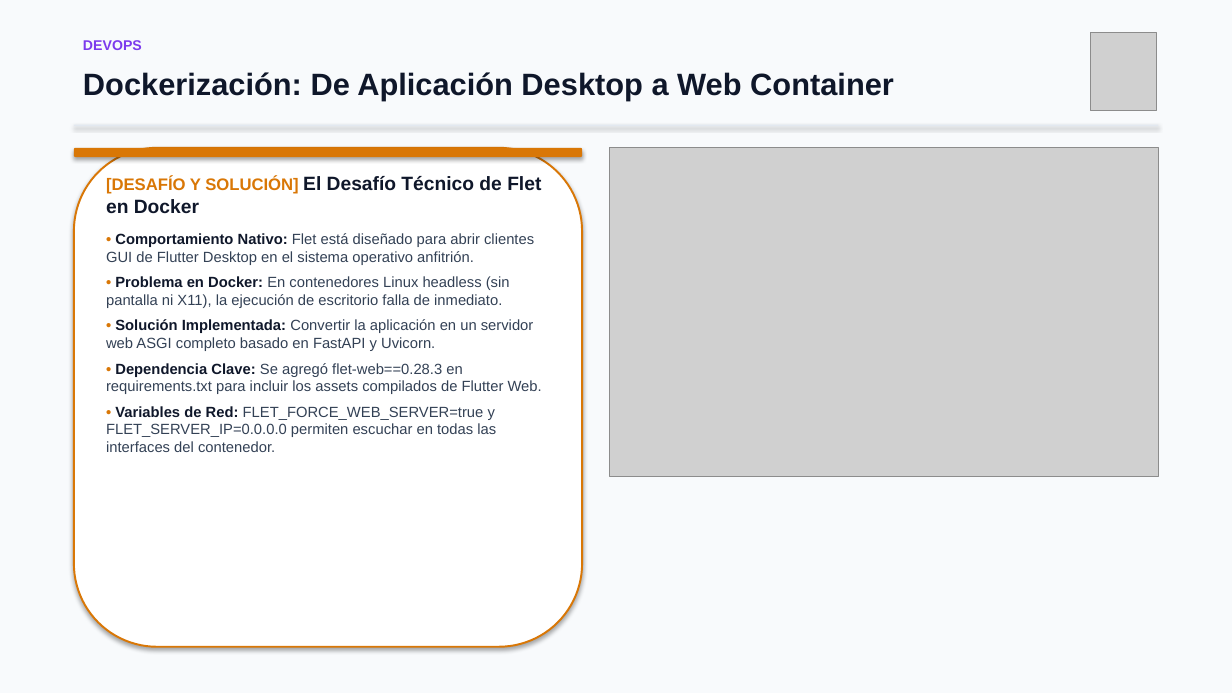
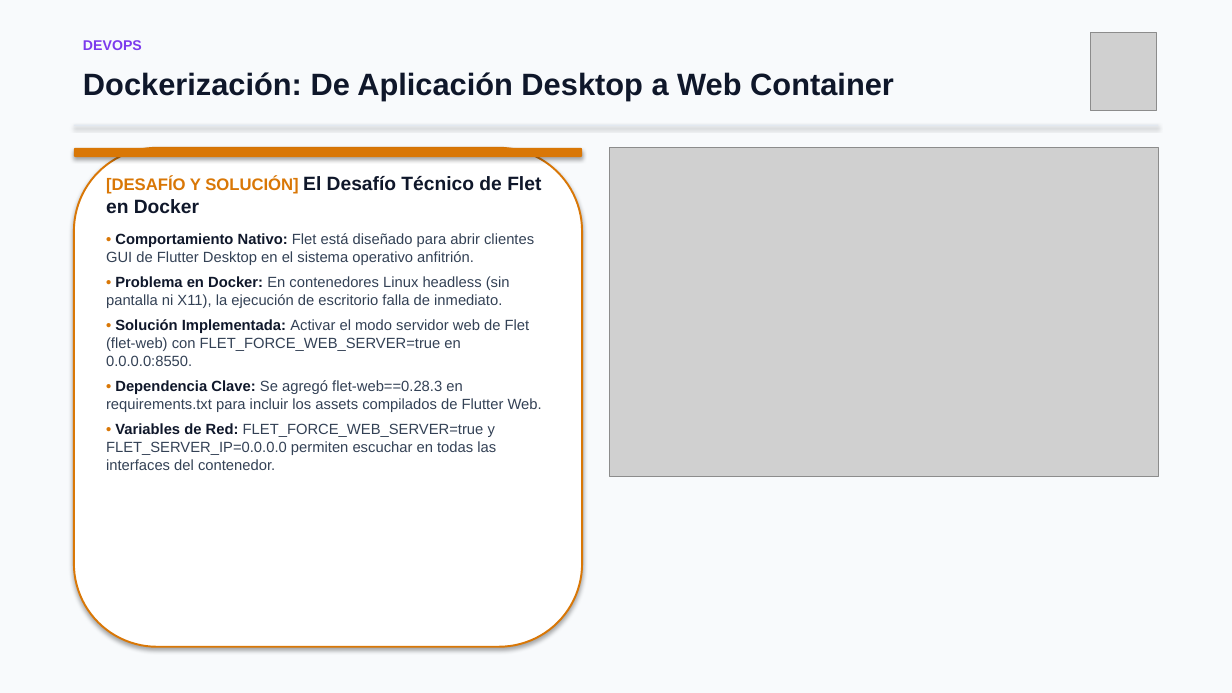
Before and after one commit to dzCazador/ITS-DevOps-RefactoringTesting-SistemaBancario, a slide deck: slide 9 of presentacion_sistema_bancario.pptx. Drawn at 1232x693 pixels with LibreOffice and Linux fonts; fonts in the diff are those of the drawing; grey boxes stand for pictures. Boxes give left, top, right and bottom in pixels: in the first picture for what was removed or moved away, otherwise in the second. Text is boxed around its words. In the diff, an @@ line names an element or a change of style, - is before the commit and + after.

Commit message:
docs: describe Flet web server without FastAPI/Uvicorn references
Flet provides the web server via FLET_FORCE_WEB_SERVER; the project does not depend on FastAPI or Uvicorn directly.

```diff
--- a/presentacion_sistema_bancario.pptx
+++ b/presentacion_sistema_bancario.pptx
@@ text at bbox=[106, 319, 530, 366]: text changed @@
-• Solución Implementada: Convertir la aplicación en un servidor web ASGI completo basado en FastAPI y Uvicorn.
+• Solución Implementada: Activar el modo servidor web de Flet (flet-web) con FLET_FORCE_WEB_SERVER=true en 0.0.0.0:8550.
```
Also in this commit, not shown: 1 other slide changed, 3 other files.
